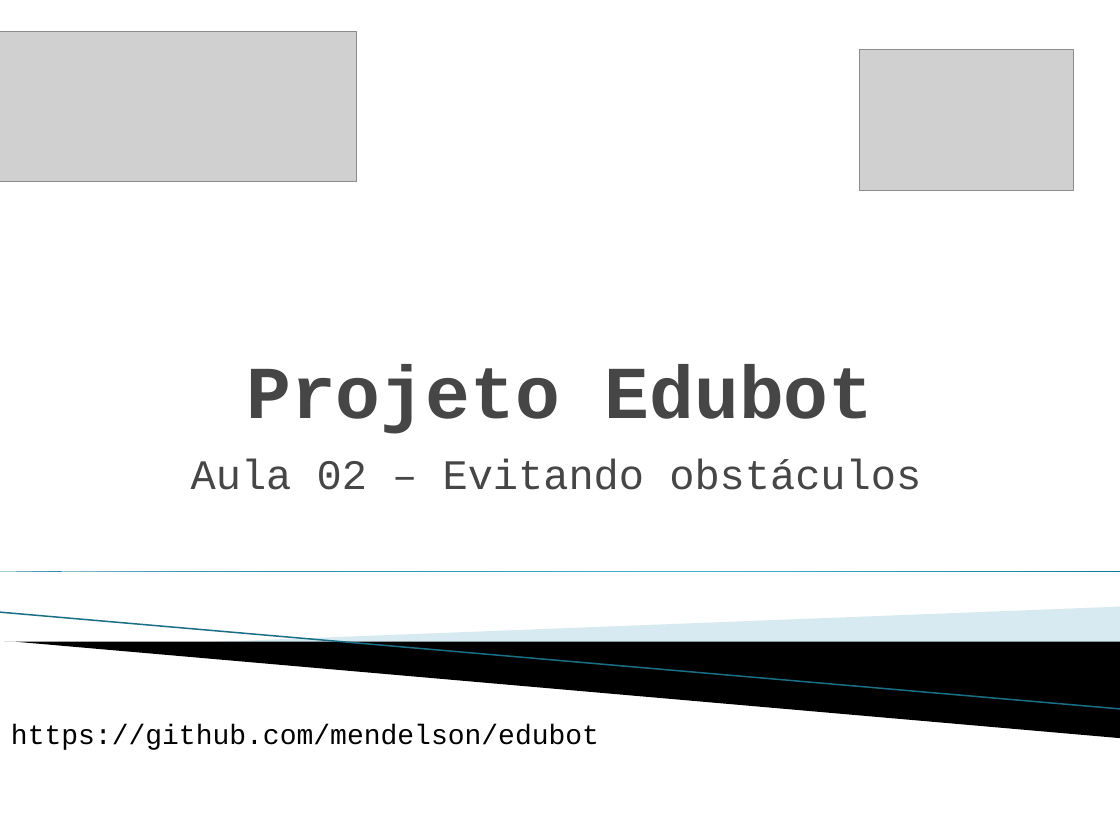
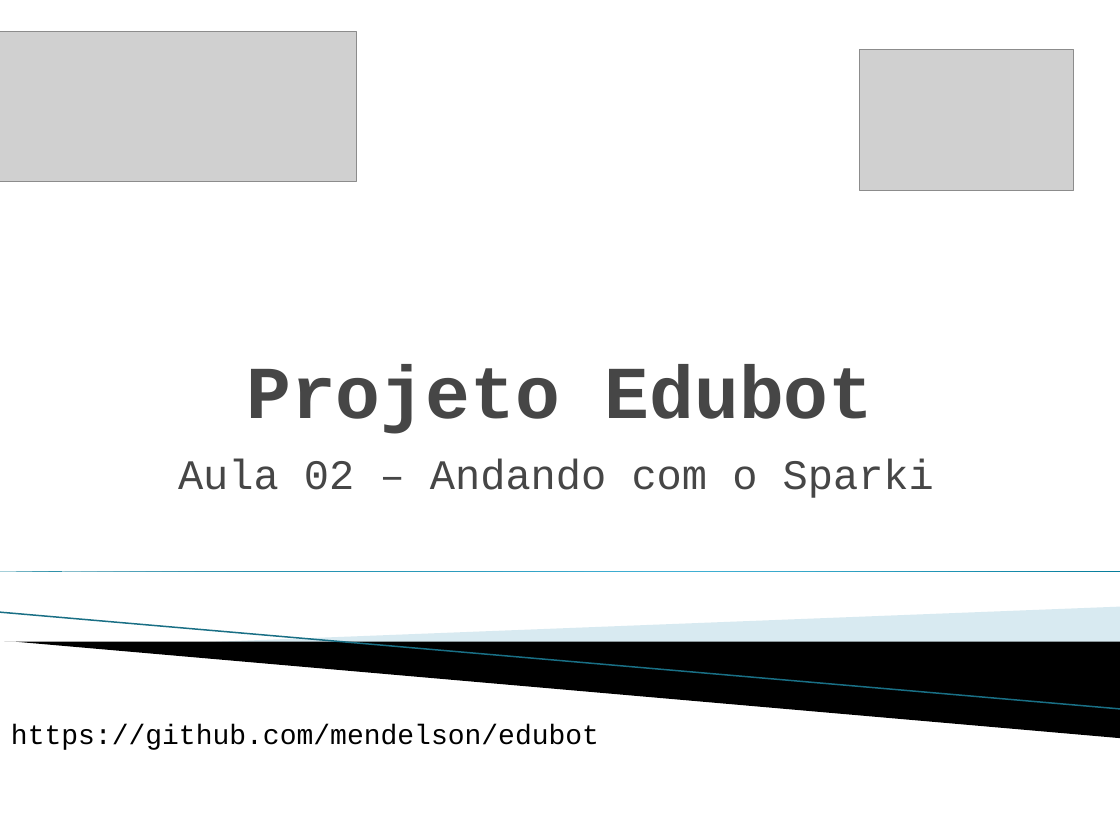
Before and after one commit to IEEE-RAS-UnB/edubot, a slide deck: slide 1 of Aula 02/Aula 02.pptx. Drawn at 1120x840 pixels with LibreOffice and Linux fonts; fonts in the diff are those of the drawing; grey boxes stand for pictures; background and template pictures are left out. Boxes give left, top, right and bottom in pixels: in the first picture for what was removed or moved away, otherwise in the second. Text is boxed around its words. In the diff, an @@ line names an element or a change of style, - is before the commit and + after.

```diff
--- a/Aula 02/Aula 02.pptx
+++ b/Aula 02/Aula 02.pptx
@@ subtitle at box(178, 459, 934, 498): text changed @@
-Aula 02 – Evitando obstáculos
+Aula 02 – Andando com o Sparki
```
Also in this commit, not shown: 1 other slide changed, 5 slides removed, 2 other files.
